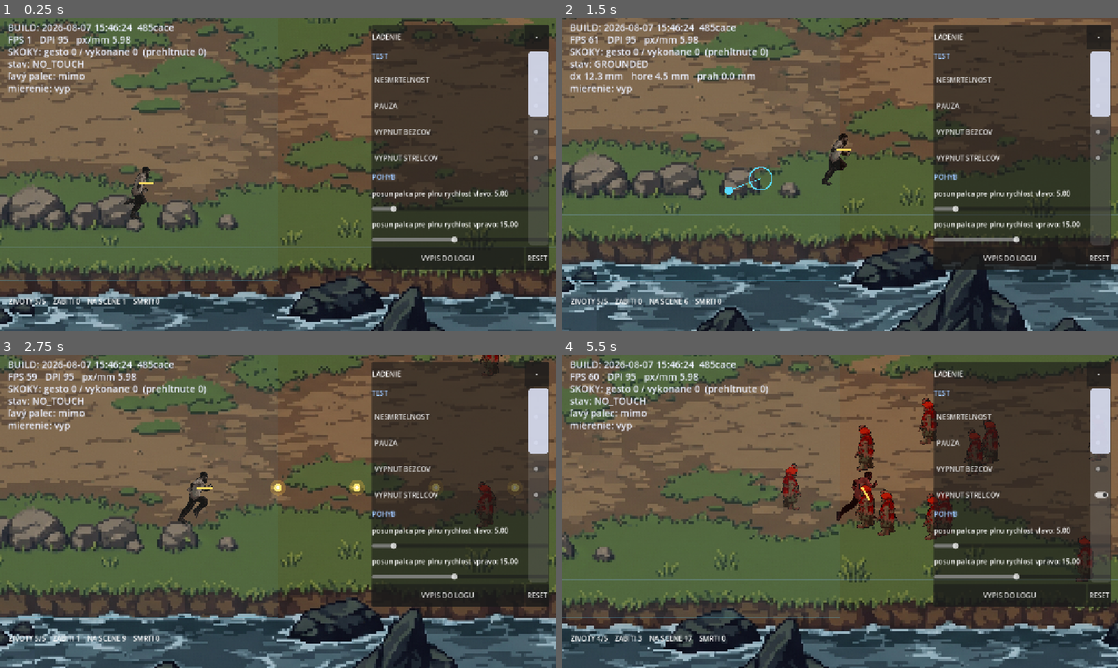
Above: before the commit, frames 1-4 (two rows, left to right).
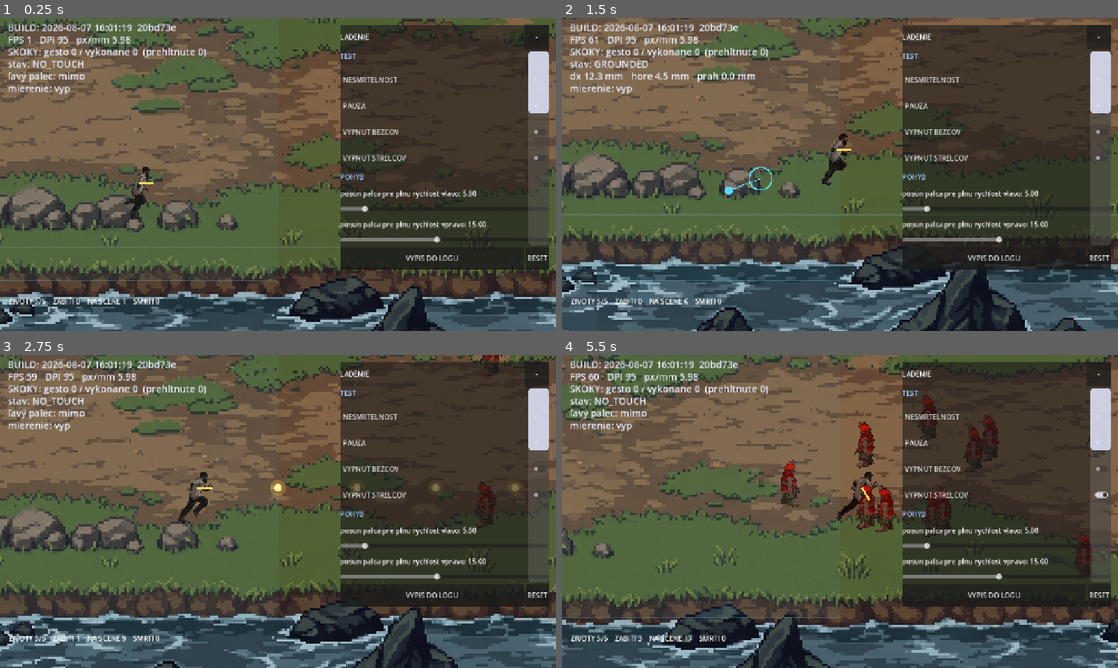
Above: after the commit, the same moments.

Repository: belispav/slavs
Game: Godot game, scene res://scenes/main.tscn
Two runs of this game, one before a commit and one after it. Both use one fixed random seed, a clock stepped at 60 frames per second and the inputs below.
Inputs (mouse positions are in pixels of both pictures, inside the frame that each line leads up to):
- Up to frame 1 (0.25 s): no input
- Up to frame 2 (1.5 s): tap Enter (ui_accept) at 0.5, 0.77 s; move the mouse to (962, 158) at 0.52 s; hold D 0.53-1.25 s; hold Space 0.53-1.25 s; click (962, 158) at 0.67 s; drag from (728, 190) to (823, 155) at 1.27 s
- Up to frame 3 (2.75 s): move the mouse to (333, 442) at 2.02 s; hold A from 2.03 s (still down); hold L from 2.03 s (still down)
- Up to frame 4 (5.5 s): release A at 2.75 s; release L at 2.75 s; drag from (812, 574) to (1084, 486) at 2.77 s; move the mouse to (1006, 558) at 3.52 s; hold D 3.53-4.25 s; hold K 3.53-4.25 s; tap Enter (ui_accept) at 3.77 s; drag from (673, 464) to (867, 502) at 4.27 s; move the mouse to (867, 511) at 5.02 s; hold D from 5.03 s (still down); hold Space from 5.03 s (still down); click (867, 511) at 5.17 s

The runs differ from the first frame. In frame 1, 5.9% of the frame differs, in the area x 17-99%, y 1-81%; in frame 2, 5.7%; in frame 3, 5.8%; in frame 4, 25%, in the area x 0-100%, y 0-100%.

Commit message:
Debug test panel, enemy awareness split, and melee-by-swing on the rusher
Debug panel (tested by Pavel on device): god mode, pause, and a per-kind
enemy disable, all in a new Debug autoload kept separate from Tuning so
nothing here can ship or touch control_config.tres. Disabling a kind
despawns any of it already on screen instead of waiting for it to die off.

Enemy awareness (tested by Pavel on device): caught on the gunman, whose
idle plays "looking around" between shots while it is actively firing - the
idle it shows did not match what it knows. The rusher gets the fix first,
since it has no art yet. New sticky _aware flag drives four clips -
idle_unaware, walk, attack, idle_ready - gated by a live-tunable detection
range (Tuning.enemy_detection_range, default 640px = half the screen).
Gunman's own idle split is noted in CLAUDE.md as backlog, not touched here.

Melee by swing, not by touch (code done, needs one more on-device check):
a rusher standing pressed against the player and dealing damage on contact
reads as a shove, not a swing of a weapon held out in front of the body.
ENEMY_STOP_GAP is retired in favour of Tuning.rusher_melee_range (live,
default 70px - a placeholder until the club render exists to measure
against). enemy.gd now emits melee_hit(from_pos) the instant a swing
triggers, and main.gd applies the damage directly; the player's old
hurtbox-contact path skips anything where is_melee_kind() is true.

Diff:
--- a/volya/scripts/build_stamp.gd
+++ b/volya/scripts/build_stamp.gd
@@ -5,4 +5,4 @@
 ##
 ## ZAMERNE tu NIE JE class_name: globalne nazvy tried su v cache, ktoru
 ## headless export neobnovuje, a export by na tom padol.
-const STAMP := "2026-08-07 15:46:24  485cace"
+const STAMP := "2026-08-07 16:01:19  20bd73e"
--- a/volya/scripts/debug_overlay.gd
+++ b/volya/scripts/debug_overlay.gd
@@ -248,6 +248,9 @@
 	_add_slider("na aku vzdialenost si bezec vsimne hraca (px)", 100.0, 1200.0,
 		10.0, Tuning.enemy_detection_range,
 		func(v: float) -> void: Tuning.enemy_detection_range = v)
+	_add_slider("na aku vzdialenost sa bezec zastavi a siaha zbranou (px)",
+		20.0, 160.0, 2.0, Tuning.rusher_melee_range,
+		func(v: float) -> void: Tuning.rusher_melee_range = v)
 
 	_add_note("ZONA PRE LAVY PALEC")
 	_add_slider("sirka", 0.2, 0.8, 0.01, c.move_zone_width,
--- a/volya/scripts/enemy.gd
+++ b/volya/scripts/enemy.gd
@@ -10,6 +10,9 @@
 
 signal died(at: Vector2)
 signal throw_requested(from: Vector2, dir: Vector2)
+## A rusher's swing landing. Not the same moment as touching the player - see
+## RUSHER_MELEE_RANGE and _update_attack_timer.
+signal melee_hit(from_pos: Vector2)
 
 enum Kind { RUSHER, THROWER }
 
@@ -201,6 +204,14 @@
 	set_deferred("collision_layer", 0)
 
 
+## Whether this enemy's damage comes from a swing (melee_hit) rather than from
+## its body touching the player. Read by player.gd's hurtbox handler, which
+## otherwise treats any enemy contact as a hit - a rule that stopped being
+## true the moment a rusher's attack became a timed swing instead of a shove.
+func is_melee_kind() -> bool:
+	return kind == Kind.RUSHER
+
+
 ## Called by the player's bullets (via the hurtbox).
 func hit() -> void:
 	if not active:
@@ -338,7 +349,7 @@
 		# the enemy back to the player, and enemies are always to the right, so
 		# it is positive while there is ground to cover.
 		var gap: float = global_position.x - target.global_position.x
-		in_range = gap <= Tuning.ENEMY_STOP_GAP
+		in_range = gap <= Tuning.rusher_melee_range
 		if not in_range:
 			velocity.x = -speed
 		else:
@@ -353,7 +364,7 @@
 		var to_target: Vector2 = target.global_position \
 			+ Vector2(0.0, _depth_offset + _weave()) - global_position
 		var distance: float = to_target.length()
-		in_range = distance <= Tuning.ENEMY_STOP_GAP
+		in_range = distance <= Tuning.rusher_melee_range
 
 		if not in_range:
 			var wish: Vector2 = to_target / distance * speed
@@ -367,9 +378,10 @@
 	_update_attack_timer(in_range, delta)
 
 
-## Drives the attack/ready-idle cycle once a rusher has closed to melee range.
-## Visual only for now - see the RUSHER_ATTACK_* constants in tuning.gd for
-## why contact damage is not tied to this yet.
+## Drives the attack/ready-idle cycle once a rusher has closed to melee range,
+## and fires the hit itself. The swing lands the moment it triggers, not on
+## contact - see the RUSHER_ATTACK_* comment in tuning.gd for the reasoning
+## and for what is still a placeholder about the timing.
 func _update_attack_timer(in_range: bool, delta: float) -> void:
 	if not in_range:
 		_attack_cd = Tuning.RUSHER_ATTACK_INTERVAL * 0.5
@@ -382,6 +394,7 @@
 	if _attack_cd <= 0.0:
 		_attack_cd = Tuning.RUSHER_ATTACK_INTERVAL
 		_attack_timer = Tuning.RUSHER_ATTACK_ANIM_TIME
+		melee_hit.emit(global_position)
 
 
 func _think_thrower(delta: float, free: bool) -> void:
--- a/volya/scripts/main.gd
+++ b/volya/scripts/main.gd
@@ -247,6 +247,7 @@
 		holder.add_child(e)
 		e.died.connect(_on_enemy_died)
 		e.throw_requested.connect(_on_enemy_throw)
+		e.melee_hit.connect(_on_enemy_melee_hit)
 		enemies.append(e)
 
 
@@ -325,6 +326,11 @@
 	_fire(from, dir, true, Tuning.THROWER_SHOT_SPEED)
 
 
+## A rusher's swing landing - see enemy.gd's melee_hit and is_melee_kind.
+func _on_enemy_melee_hit(from_pos: Vector2) -> void:
+	player.take_damage(Tuning.ENEMY_CONTACT_DAMAGE, from_pos)
+
+
 ## Death clears the field and gives the player a moment, but leaves them where
 ## they were. Being sent back to the start every time made it impossible to
 ## settle into a run.
--- a/volya/scripts/player.gd
+++ b/volya/scripts/player.gd
@@ -201,7 +201,14 @@
 	health_changed.emit(hp)
 
 
-func _on_body_touched(_body: Node) -> void:
+func _on_body_touched(body: Node) -> void:
+	# A melee kind's damage comes from its swing landing (enemy.gd's
+	# melee_hit, wired in main.gd), not from its body touching this one - a
+	# rusher standing at its own weapon's reach is not touching the player at
+	# all. Anything that is not a melee kind (nothing is, yet) still hits on
+	# plain contact.
+	if body.has_method("is_melee_kind") and body.is_melee_kind():
+		return
 	take_damage(Tuning.ENEMY_CONTACT_DAMAGE, Vector2.ZERO)
 
 
--- a/volya/scripts/tuning.gd
+++ b/volya/scripts/tuning.gd
@@ -113,9 +113,15 @@
 const ENEMY_GRAVITY: float = 2200.0
 const ENEMY_CONTACT_DAMAGE: int = 1
 
-## How close a rusher presses before it stops. Pushing against the player IS
-## its attack, so the gap is small.
-const ENEMY_STOP_GAP: float = 26.0
+## How far from the player a rusher stops to swing, not to touch. 26 was
+## "pressed against the player", left over from when the attack WAS the
+## contact. Now that a swing lands the hit (see RUSHER_ATTACK_* below), the
+## stopping distance has to read as weapon reach instead - Pavel's note
+## 2026-08-07: it depends on how the club animation actually looks, so this
+## stays a guess until it is measured against the render, not tuned by number.
+## Live below so it can be found on the device.
+const RUSHER_MELEE_RANGE: float = 70.0
+var rusher_melee_range: float = RUSHER_MELEE_RANGE
 
 ## Enemies never move to the LEFT of the player. That is not a difficulty
 ## choice, it is forced by the hand: the left thumb covers the left third of
@@ -159,9 +165,14 @@
 
 ## How long a rusher waits between attacks once it has closed to melee range,
 ## and how long the attack animation holds before the ready idle returns.
-## Cosmetic for now: contact damage still comes from the hurtbox on touch, not
-## from a hit landing mid-swing. Whether a swing should carry its own damage
-## instead is open - not decided here.
+##
+## Pavel's correction 2026-08-07: a rusher pressed against the player and
+## dealing damage on touch is a shove, not a swing - it does not match a
+## character holding a club out in front of itself. The hit now lands when
+## the swing triggers (enemy.gd's melee_hit signal), gated by
+## RUSHER_MELEE_RANGE above instead of by the hurtbox touching. Landing it at
+## the start of the swing rather than mid-animation is a placeholder - once
+## the club render exists, watch it and move the timing to match, not before.
 const RUSHER_ATTACK_INTERVAL: float = 0.9
 const RUSHER_ATTACK_ANIM_TIME: float = 0.35
 
Not shown, changed: CLAUDE.md
